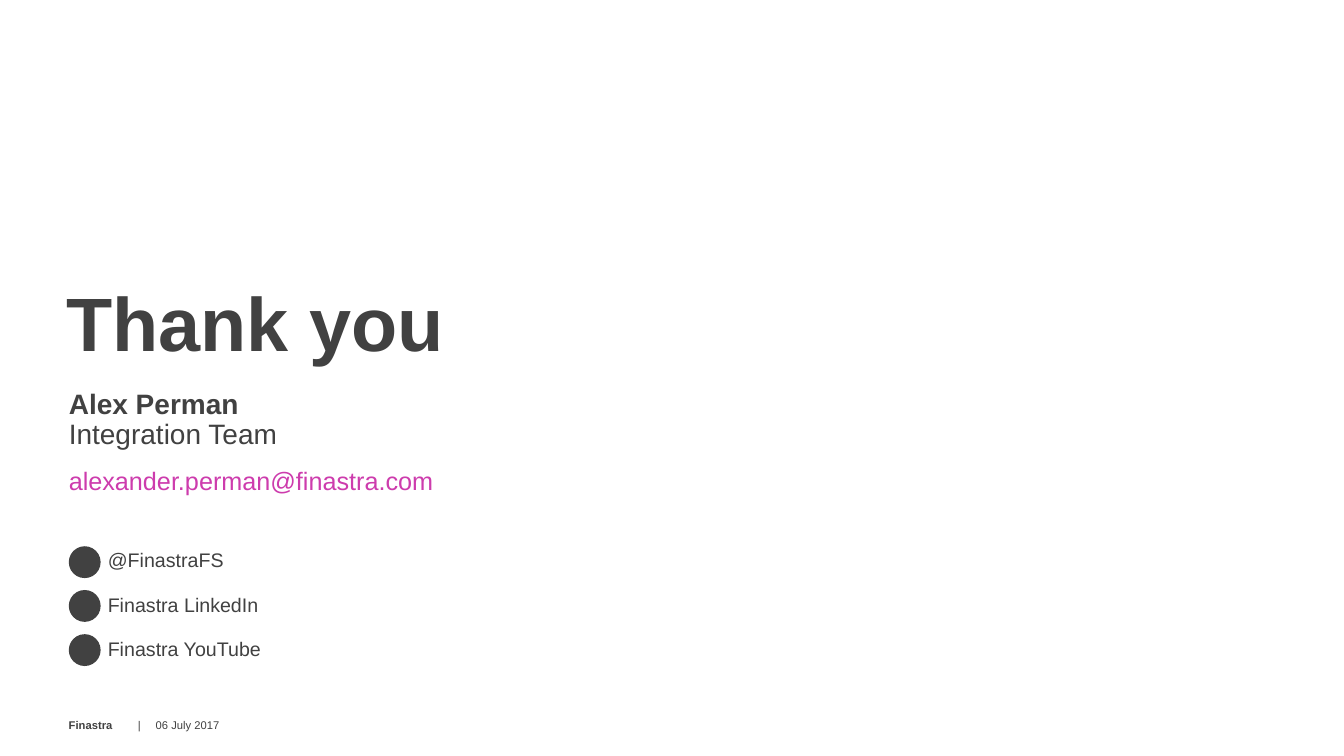
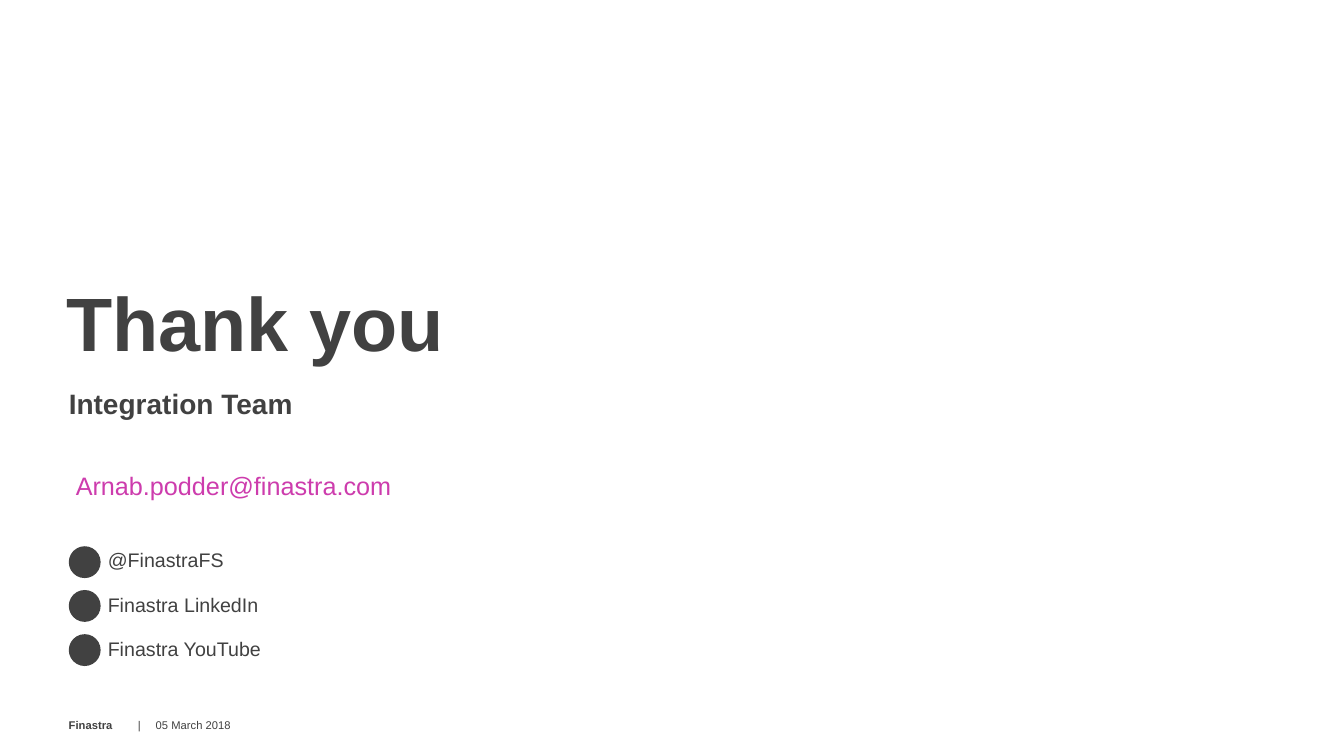
Before and after one commit to alexfinastra/IntegrationWorkshop, a slide deck: slide 9 of documentation/07 Online FX Interface.pptx (slide 26 before the commit). Drawn at 1344x756 pixels with LibreOffice and Linux fonts; fonts in the diff are those of the drawing; background and template pictures are left out. Boxes give left, top, right and bottom in pixels: in the first picture for what was removed or moved away, otherwise in the second. Text is boxed around its words. In the diff, an @@ line names an element or a change of style, - is before the commit and + after.

```diff
--- a/documentation/07 Online FX Interface.pptx
+++ b/documentation/07 Online FX Interface.pptx
@@ subtitle at (x1=69, y1=393, x2=239, y2=415): paragraph removed @@
-Alex Perman
@@ subtitle "Integration Team" at (x1=69, y1=393, x2=292, y2=419): bold on @@
@@ text at (x1=76, y1=476, x2=391, y2=500): text changed @@
-alexander.perman@finastra.com
+Arnab.podder@finastra.com
@@ text at (x1=156, y1=721, x2=231, y2=729): text changed @@
-06 July 2017
+05 March 2018
```
Also in this commit, not shown: 4 other slides changed, 4 slides added, 21 slides removed, 20 other files.
